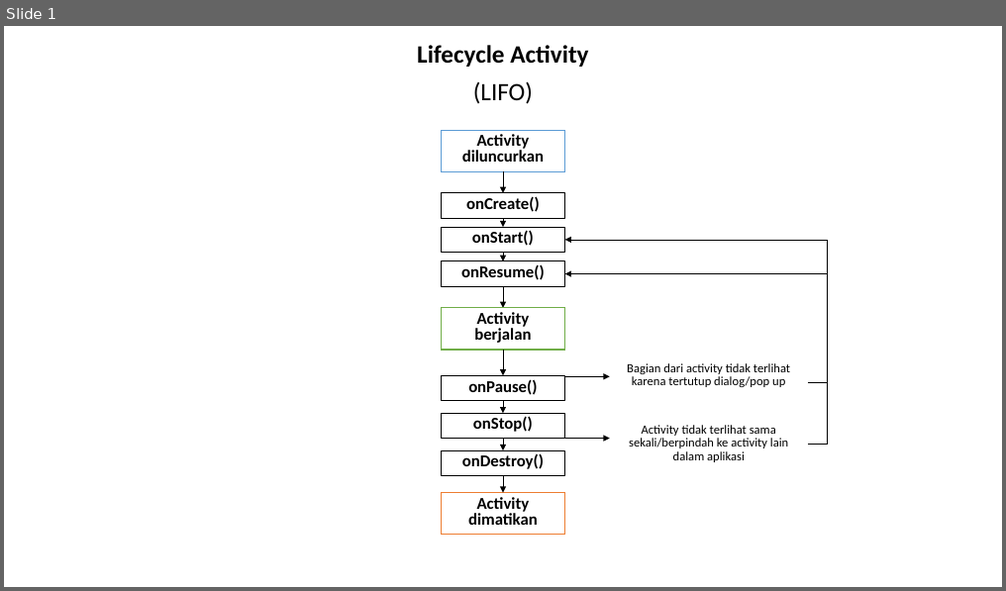
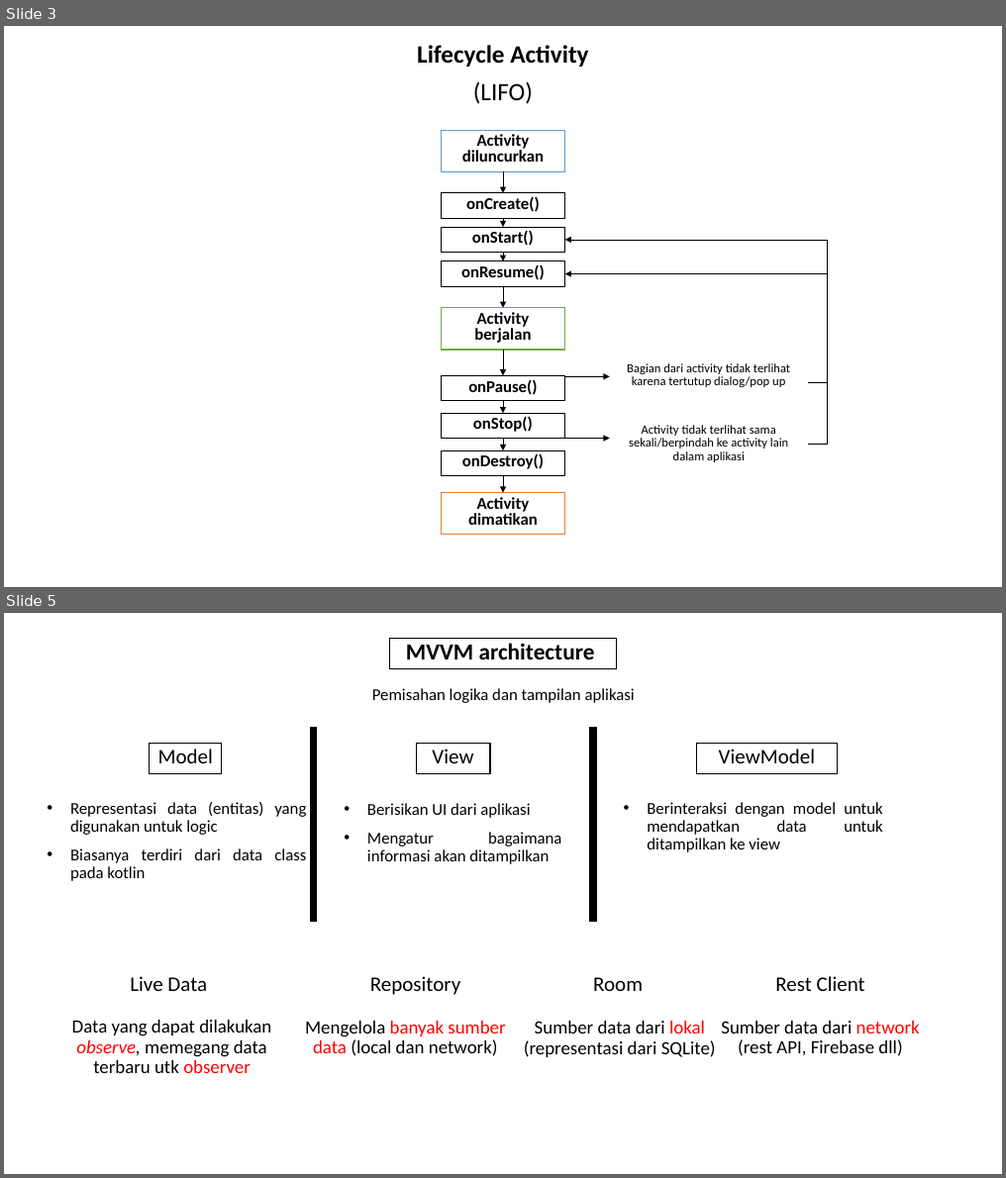
Before and after one commit to gunadermawan/curriculumVitae, a slide deck: proSistimatikaAuto/Presentation.pptx. Shown one above the other, each under a label of ours: slide 1 before the commit, slides 3 and 5 after it; the slides between them are not shown. The pictures are 1006x591 and 1006x1178 pixels, drawn with LibreOffice and Linux fonts; fonts in the diff are those of the drawing. Boxes give left, top, right and bottom in pixels: in the first picture for what was removed or moved away, otherwise in the second. Text is boxed around its words. In the diff, an @@ line names an element or a change of style, - is before the commit and + after.

```diff
--- a/proSistimatikaAuto/Presentation.pptx
+++ b/proSistimatikaAuto/Presentation.pptx
@@ slide 5 added at (x1=4, y1=613, x2=1002, y2=1174), background #FFFFFF @@
@@ subtitle added at (x1=390, y1=639, x2=617, y2=668), outline #000000 1 pt, 22.2 pt, text #000000, bold @@
+MVVM architecture
@@ text added at (x1=372, y1=688, x2=635, y2=703), 16 pt, text #000000 @@
+Pemisahan logika dan tampilan aplikasi
@@ rectangle added at (x1=310, y1=728, x2=317, y2=922), fill #000000, outline #000000 1 pt @@
@@ rectangle added at (x1=590, y1=727, x2=597, y2=921), fill #000000, outline #000000 1 pt @@
@@ rectangle added at (x1=150, y1=743, x2=222, y2=774), outline #000000 1 pt, 20 pt, text #000000 @@
+Model
@@ rectangle added at (x1=416, y1=743, x2=490, y2=774), outline #000000 1 pt, 20 pt, text #000000 @@
+View
@@ rectangle added at (x1=696, y1=743, x2=838, y2=774), outline #000000 1 pt, 20 pt, text #000000 @@
+ViewModel
@@ text added at (x1=70, y1=802, x2=306, y2=881), 16 pt, text #000000 @@
+• Representasi data (entitas) yang digunakan untuk logic
+• Biasanya terdiri dari data class pada kotlin
@@ text added at (x1=367, y1=803, x2=561, y2=864), 16 pt, text #000000 @@
+• Berisikan UI dari aplikasi
+• Mengatur bagaimana informasi akan ditampilkan
@@ text added at (x1=647, y1=802, x2=882, y2=853), 16 pt, text #000000 @@
+• Berinteraksi dengan model untuk mendapatkan data untuk ditampilkan ke view
@@ text added at (x1=130, y1=976, x2=207, y2=991), 20 pt, text #000000 @@
+Live Data
@@ text added at (x1=370, y1=976, x2=461, y2=995), 20 pt, text #000000 @@
+Repository
@@ text added at (x1=593, y1=977, x2=643, y2=991), 20 pt, text #000000 @@
+Room
@@ text added at (x1=775, y1=976, x2=865, y2=991), 20 pt, text #000000 @@
+Rest Client
@@ text added at (x1=72, y1=1020, x2=271, y2=1073), 18 pt, text #000000 @@
+Data yang dapat dilakukan observe, memegang data terbaru utk observer
@@ text added at (x1=305, y1=1021, x2=505, y2=1057), 18 pt, text #000000 @@
+Mengelola banyak sumber data (local dan network)
@@ text added at (x1=524, y1=1021, x2=716, y2=1058), 18 pt, text #000000 @@
+Sumber data dari lokal (representasi dari SQLite)
@@ text added at (x1=721, y1=1021, x2=920, y2=1057), 18 pt, text #000000 @@
+Sumber data dari network (rest API, Firebase dll)
@@ what was slide 1 is now slide 3 @@
```
Also in this commit, not shown: 1 slide changed, 3 other slides added, 6 other files.
